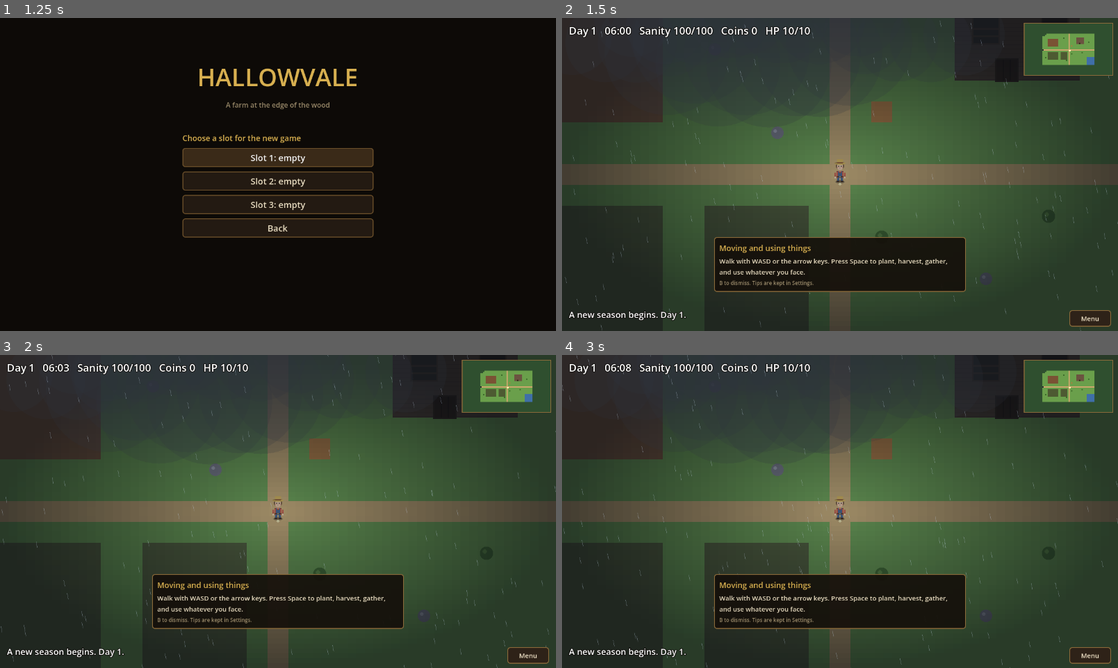
Above: before the commit, frames 1-4 (two rows, left to right).
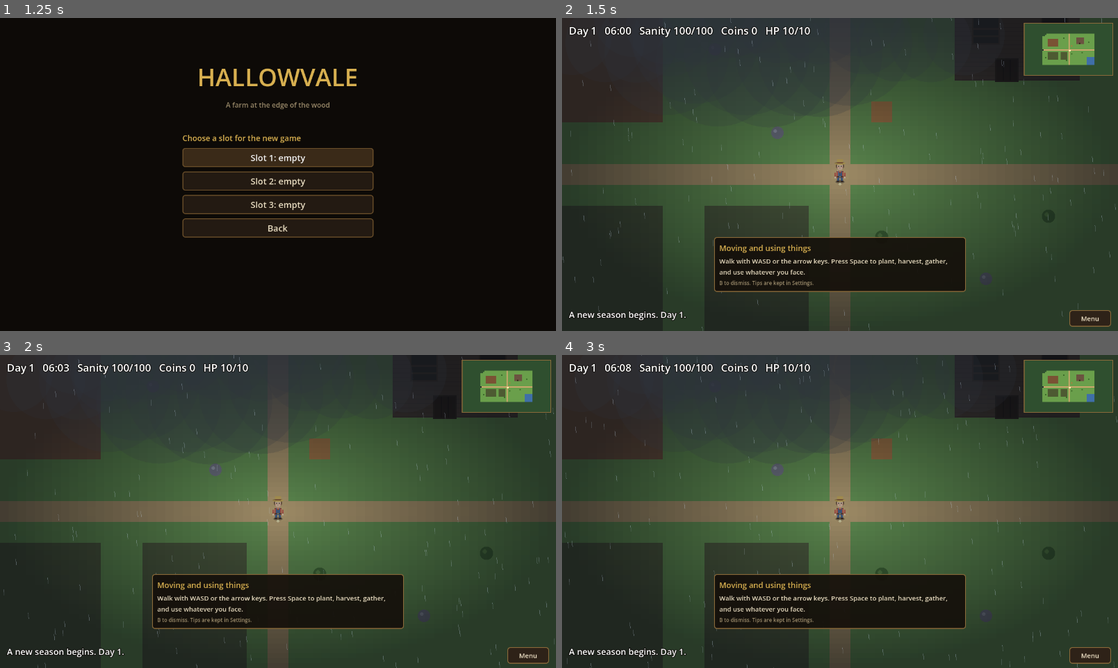
Above: after the commit, the same moments.

Repository: joshj1108/CrowCreekHollow
Game: Godot game, scene res://scenes/main.tscn
The game is run twice, just before and just after one commit, with the same random seed, the same clock (stepped at 60 frames per second) and the same inputs.
Inputs:
- Up to frame 1 (1.25 s): click "New Game" at 0.5 s
- Up to frame 2 (1.5 s): click "Slot 1: empty" at 1.25 s
- Up to frame 3 (2 s): no input
- Up to frame 4 (3 s): click "Menu" at 2 s; click "Skills K" at 2.75 s

Frame 1 is identical in both runs. In frame 2, 0.5% of the frame differs, in the area x 0-100%, y 0-100%; in frame 3, 0.5%; in frame 4, 0.5%.

Commit message:
Halve the rain's fall and sideways speed
Co-Authored-By: Claude Haiku 5.5 <noreply@anthropic.com>
Claude-Session: https://claude.ai/code/session_016EvHBYyFANDWxunM27u84C

Diff:
--- a/scripts/weather.gd
+++ b/scripts/weather.gd
@@ -6,7 +6,7 @@
 
 const DROPS := 170
 const CLOUDS := 6
-const WIND := 60.0          # sideways drift of the rain, in pixels per second
+const WIND := 30.0          # sideways drift of the rain, in pixels per second
 
 var drops: Array = []       # each: {"p": Vector2, "v": falling speed}
 var clouds: Array = []      # each: {"c": Vector2, "r": radius, "v": drift speed}
@@ -45,7 +45,7 @@
 	add_child(rain_canvas)
 
 	for i in DROPS:
-		drops.append({"p": Vector2(rng.randf() * size.x, rng.randf() * size.y), "v": rng.randf_range(420.0, 620.0)})
+		drops.append({"p": Vector2(rng.randf() * size.x, rng.randf() * size.y), "v": rng.randf_range(210.0, 310.0)})
 	for i in CLOUDS:
 		clouds.append({
 			"c": Vector2(rng.randf() * size.x, rng.randf_range(-40.0, 120.0)),
